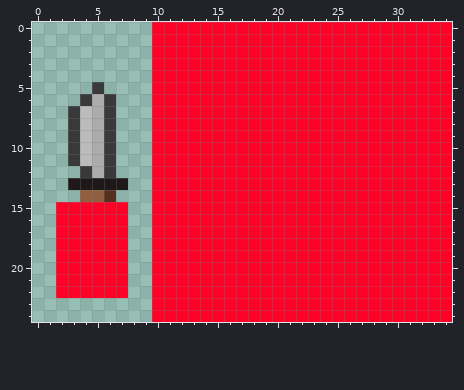
Edited in one commit: pixel-art sprite (square_knife/red_knife.png). The first picture shows the starting point.
The file is 35x25 pixels. Pixels under 10% opacity are left out. Colours within 5 levels of each other are drawn and written as one.
After:
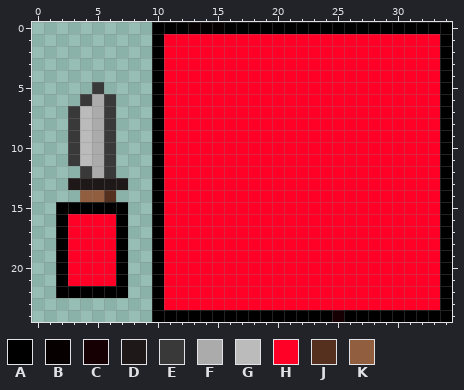
Palette (. is transparent): A #000000  B #070001  C #170004  D #1e1818  E #393939  F #ababab  G #bbbbbb  H #ff0027  J #56301f  K #915f3f
Author's note on the commit: Minor Changes Black borders added to the overlay images of the squares holding a knife
Change:
@@ x 0..34 @@
- 0 ..........HHHHHHHHHHHHHHHHHHHHHHHHH
- 1 ..........HHHHHHHHHHHHHHHHHHHHHHHHH
- 2 ..........HHHHHHHHHHHHHHHHHHHHHHHHH
- 3 ..........HHHHHHHHHHHHHHHHHHHHHHHHH
- 4 ..........HHHHHHHHHHHHHHHHHHHHHHHHH
- 5 .....E....HHHHHHHHHHHHHHHHHHHHHHHHH
- 6 ....EFE...HHHHHHHHHHHHHHHHHHHHHHHHH
- 7 ...EGFE...HHHHHHHHHHHHHHHHHHHHHHHHH
- 8 ...EGFE...HHHHHHHHHHHHHHHHHHHHHHHHH
- 9 ...EGFE...HHHHHHHHHHHHHHHHHHHHHHHHH
-10 ...EGFE...HHHHHHHHHHHHHHHHHHHHHHHHH
-11 ...EGFE...HHHHHHHHHHHHHHHHHHHHHHHHH
-12 ....EFE...HHHHHHHHHHHHHHHHHHHHHHHHH
-13 ...DDDDD..HHHHHHHHHHHHHHHHHHHHHHHHH
-14 ....KKJ...HHHHHHHHHHHHHHHHHHHHHHHHH
-15 ..HHHHHH..HHHHHHHHHHHHHHHHHHHHHHHHH
-16 ..HHHHHH..HHHHHHHHHHHHHHHHHHHHHHHHH
-17 ..HHHHHH..HHHHHHHHHHHHHHHHHHHHHHHHH
-18 ..HHHHHH..HHHHHHHHHHHHHHHHHHHHHHHHH
-19 ..HHHHHH..HHHHHHHHHHHHHHHHHHHHHHHHH
-20 ..HHHHHH..HHHHHHHHHHHHHHHHHHHHHHHHH
-21 ..HHHHHH..HHHHHHHHHHHHHHHHHHHHHHHHH
-22 ..HHHHHH..HHHHHHHHHHHHHHHHHHHHHHHHH
-23 ..........HHHHHHHHHHHHHHHHHHHHHHHHH
-24 ..........HHHHHHHHHHHHHHHHHHHHHHHHH
+ 0 ..........AAABBBAAAAAAAAAAAAAAAAAAA
+ 1 ..........AHHHHHHHHHHHHHHHHHHHHHHHA
+ 2 ..........AHHHHHHHHHHHHHHHHHHHHHHHA
+ 3 ..........AHHHHHHHHHHHHHHHHHHHHHHHA
+ 4 ..........AHHHHHHHHHHHHHHHHHHHHHHHA
+ 5 .....E....AHHHHHHHHHHHHHHHHHHHHHHHA
+ 6 ....EFE...AHHHHHHHHHHHHHHHHHHHHHHHA
+ 7 ...EGFE...AHHHHHHHHHHHHHHHHHHHHHHHA
+ 8 ...EGFE...AHHHHHHHHHHHHHHHHHHHHHHHA
+ 9 ...EGFE...AHHHHHHHHHHHHHHHHHHHHHHHA
+10 ...EGFE...AHHHHHHHHHHHHHHHHHHHHHHHA
+11 ...EGFE...AHHHHHHHHHHHHHHHHHHHHHHHA
+12 ....EFE...AHHHHHHHHHHHHHHHHHHHHHHHA
+13 ...DDDDD..AHHHHHHHHHHHHHHHHHHHHHHHA
+14 ....KKJ...AHHHHHHHHHHHHHHHHHHHHHHHA
+15 ..AAAAAA..AHHHHHHHHHHHHHHHHHHHHHHHA
+16 ..AHHHHA..AHHHHHHHHHHHHHHHHHHHHHHHA
+17 ..AHHHHA..AHHHHHHHHHHHHHHHHHHHHHHHA
+18 ..AHHHHA..AHHHHHHHHHHHHHHHHHHHHHHHA
+19 ..AHHHHA..AHHHHHHHHHHHHHHHHHHHHHHHA
+20 ..AHHHHA..AHHHHHHHHHHHHHHHHHHHHHHHA
+21 ..AHHHHA..AHHHHHHHHHHHHHHHHHHHHHHHA
+22 ..AAAAAA..AHHHHHHHHHHHHHHHHHHHHHHHA
+23 ..........AHHHHHHHHHHHHHHHHHHHHHHHA
+24 ..........AAAAAAAAAAAAAAACAAAAAAAAA
